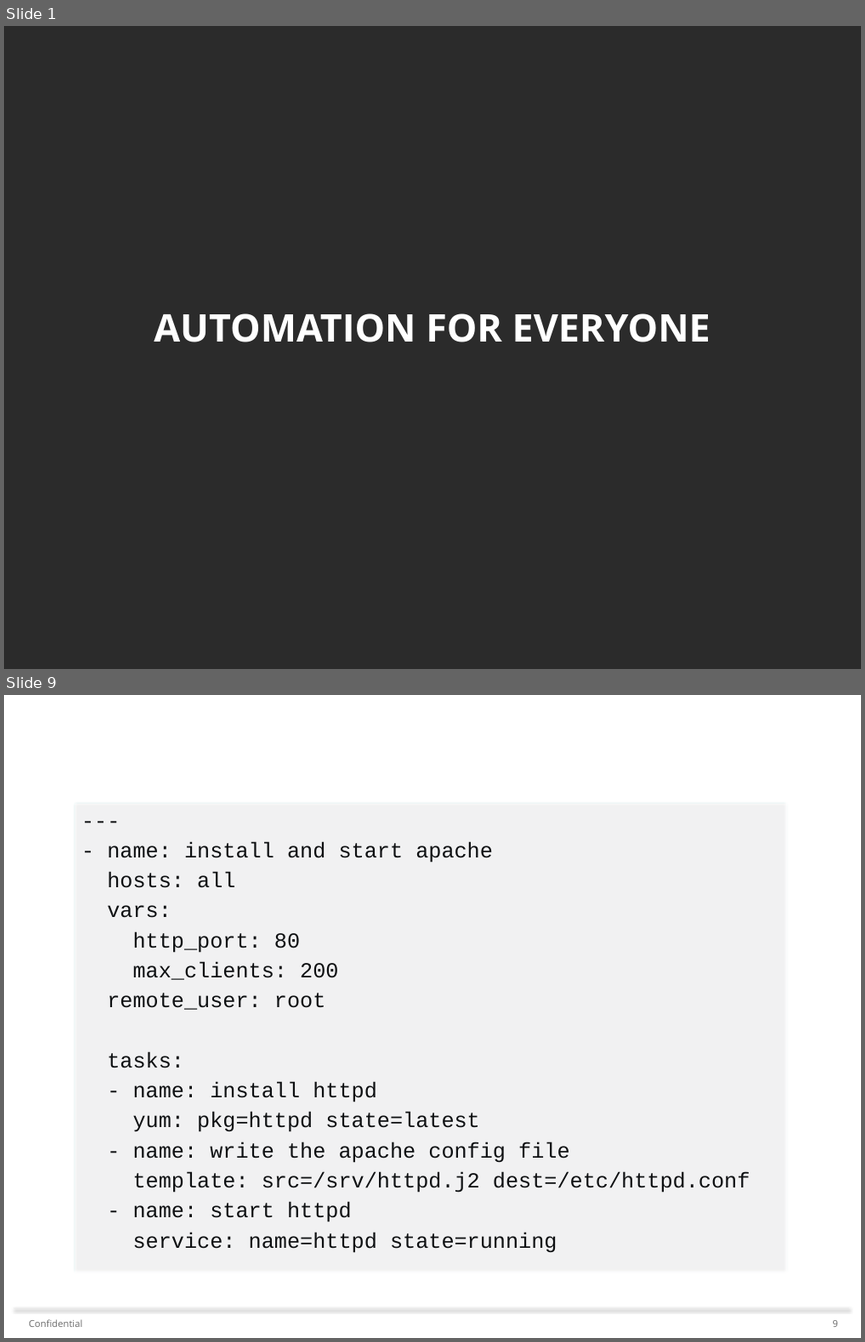
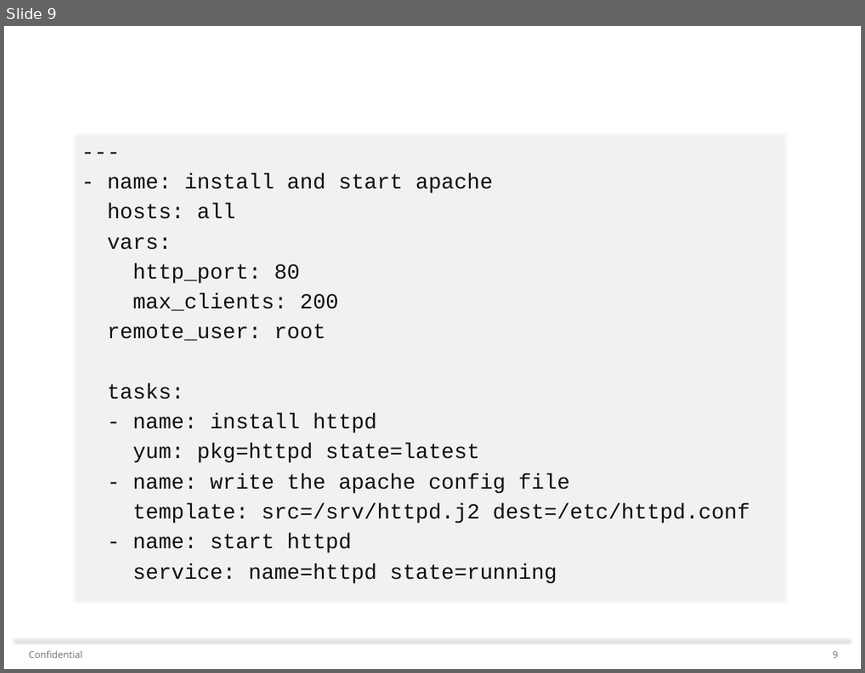
Before and after one commit to ShaddGallegos/RHTI, a slide deck: Ansible_Tower/Ansible_DOC/Ansible_Technical.pptx. Shown one above the other, each under a label of ours: slides 1 and 9 before the commit, slide 9 after it; the slides between them are not shown. The pictures are 865x1342 and 865x673 pixels, drawn with LibreOffice and Linux fonts; fonts in the diff are those of the drawing; background and template pictures are left out; a plain dark background stands for a picture behind light text. Boxes give left, top, right and bottom in pixels: in the first picture for what was removed or moved away, otherwise in the second. Text is boxed around its words. In the diff, an @@ line names an element or a change of style, - is before the commit and + after.

```diff
--- a/Ansible_Tower/Ansible_DOC/Ansible_Technical.pptx
+++ b/Ansible_Tower/Ansible_DOC/Ansible_Technical.pptx
@@ slide 1 removed at <box>4,26,861,669</box>, background picture (left out) @@
@@ text removed at <box>154,313,710,342</box> @@
-AUTOMATION FOR EVERYONE
```
Also in this commit, not shown: 7 slides changed, 1 slide added, 3 other files.
